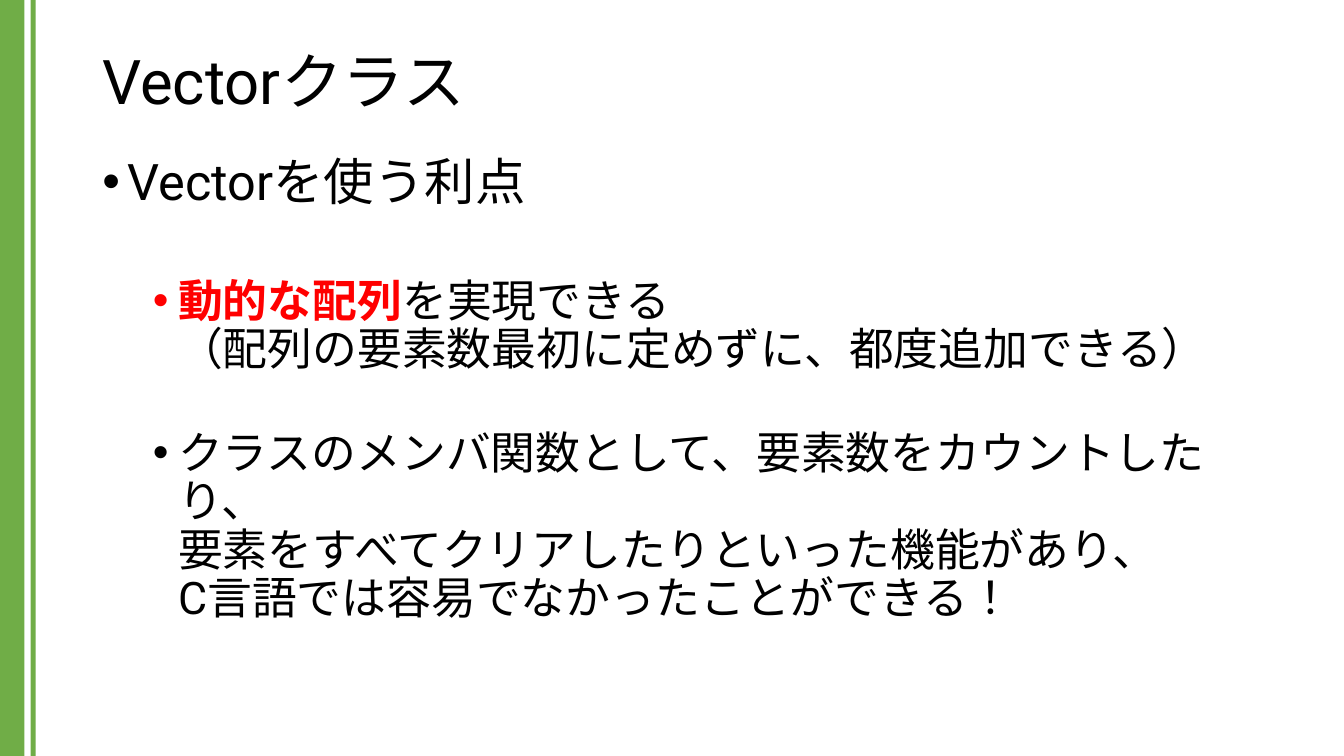
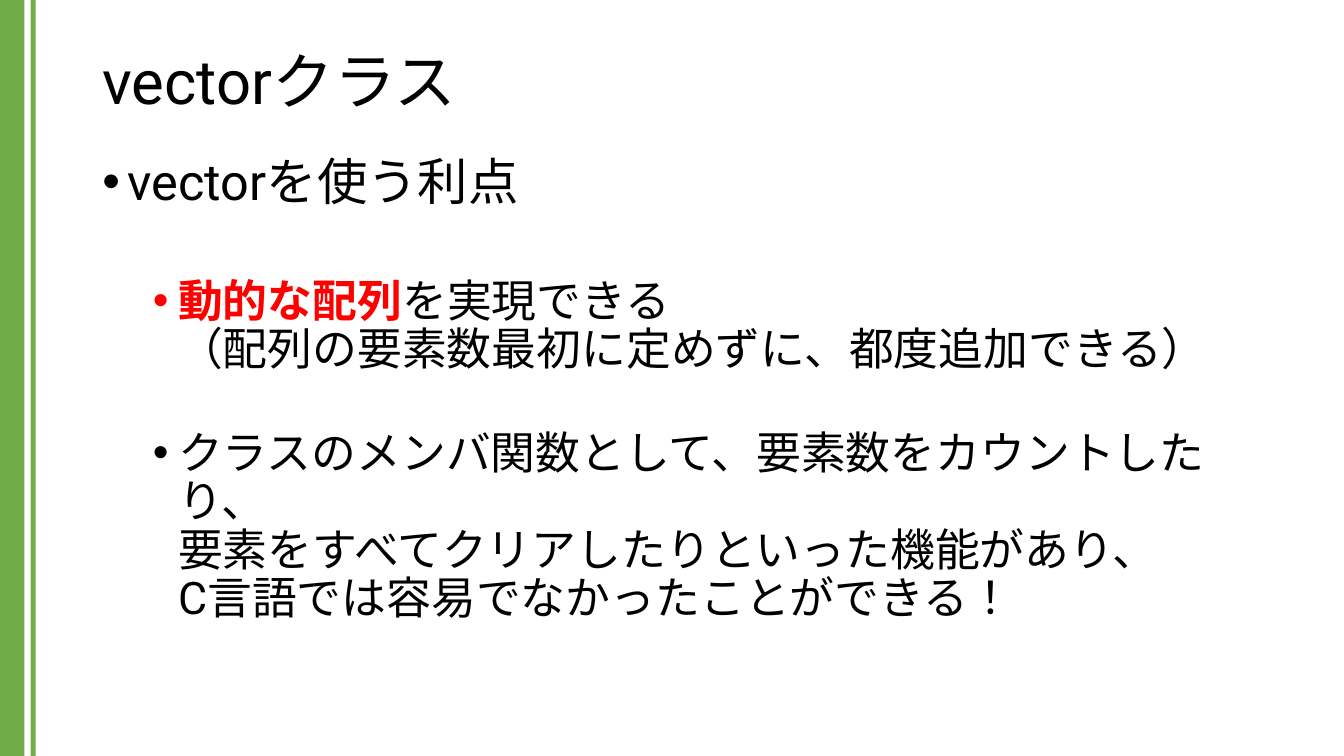
Before and after one commit to kic-murata/cpp2024, a slide deck: slide 3 of 授業資料/講義資料：Vectorクラス.pptx (slide 2 before the commit). Drawn at 1344x756 pixels with LibreOffice and Linux fonts; fonts in the diff are those of the drawing. Boxes give left, top, right and bottom in pixels: in the first picture for what was removed or moved away, otherwise in the second. Text is boxed around its words. In the diff, an @@ line names an element or a change of style, - is before the commit and + after.

```diff
--- a/授業資料/講義資料：Vectorクラス.pptx
+++ b/授業資料/講義資料：Vectorクラス.pptx
@@ title at [102, 54, 456, 107]: text changed @@
-Vectorクラス
+vectorクラス
@@ text at [128, 157, 519, 205]: text changed @@
-• Vectorを使う利点
+• vectorを使う利点
```
Also in this commit, not shown: 9 other slides changed, 12 slides added, 1 other file.
